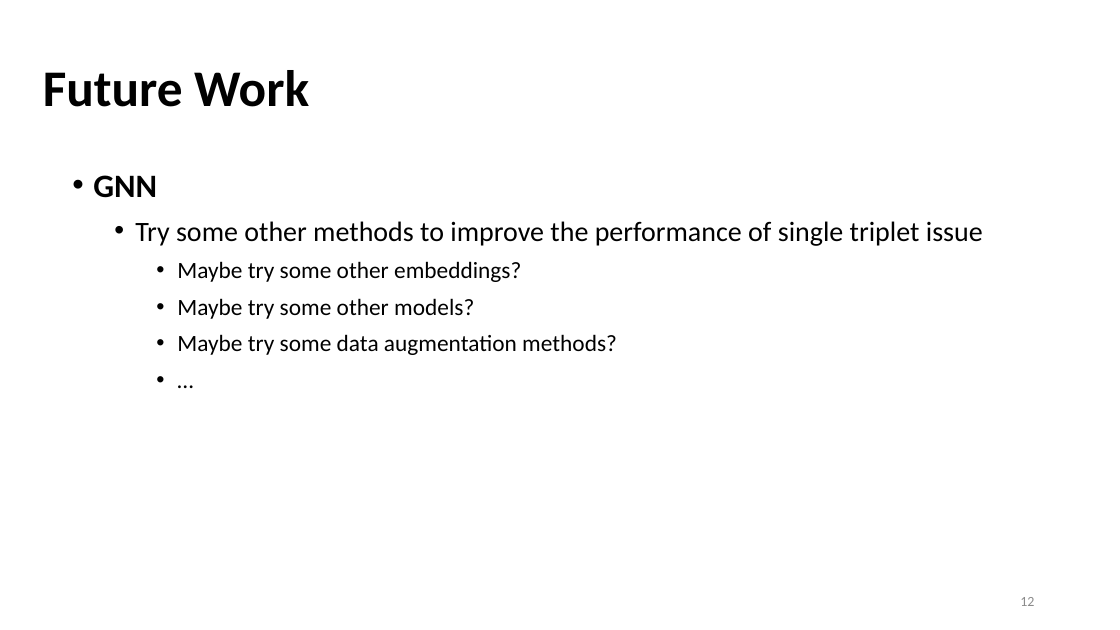
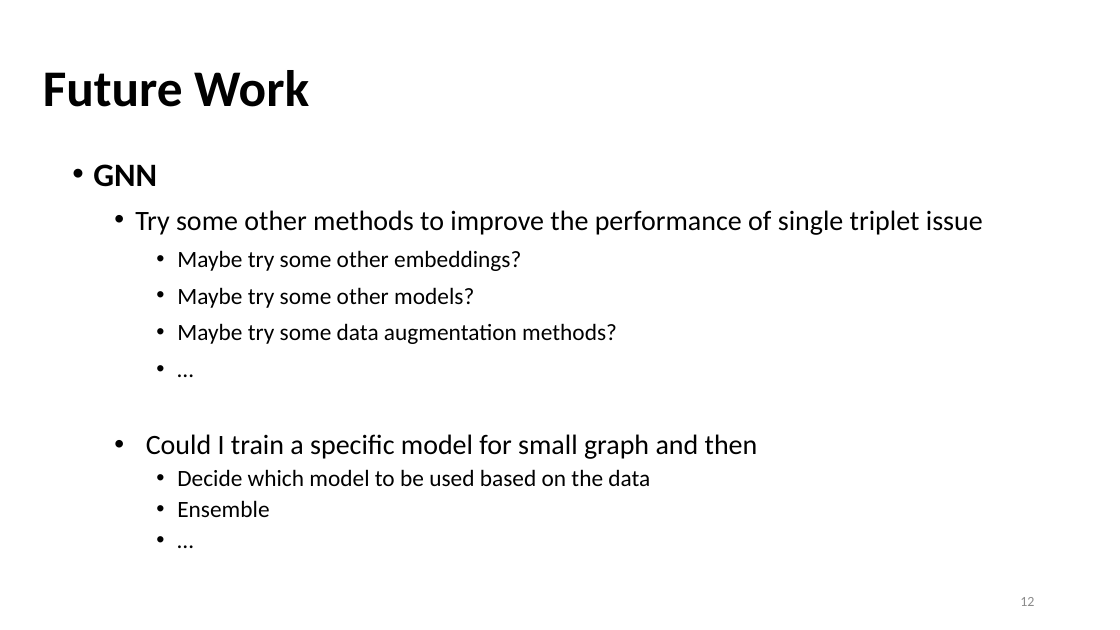
Before and after one commit to Bai1026/Intern-IIS, a slide deck: slide 12 of Meeting/Presentation_1027.pptx. Drawn at 1120x630 pixels with LibreOffice and Linux fonts; fonts in the diff are those of the drawing. Boxes give left, top, right and bottom in pixels: in the first picture for what was removed or moved away, otherwise in the second. Text is boxed around its words. In the diff, an @@ line names an element or a change of style, - is before the commit and + after.

```diff
--- a/Meeting/Presentation_1027.pptx
+++ b/Meeting/Presentation_1027.pptx
@@ text "GNN": place and size @@
-text "GNN" at (93, 175, 983, 355)
+text "GNN" at (93, 164, 983, 517)
@@ text at (146, 434, 758, 517): paragraphs added @@
+  • Could I train a specific model for small graph and then
+    • Decide which model to be used based on the data
+    • Ensemble
+    • …
```
Also in this commit, not shown: 4 other slides changed, 2 slides added, 1 slide removed, 3 other files.
